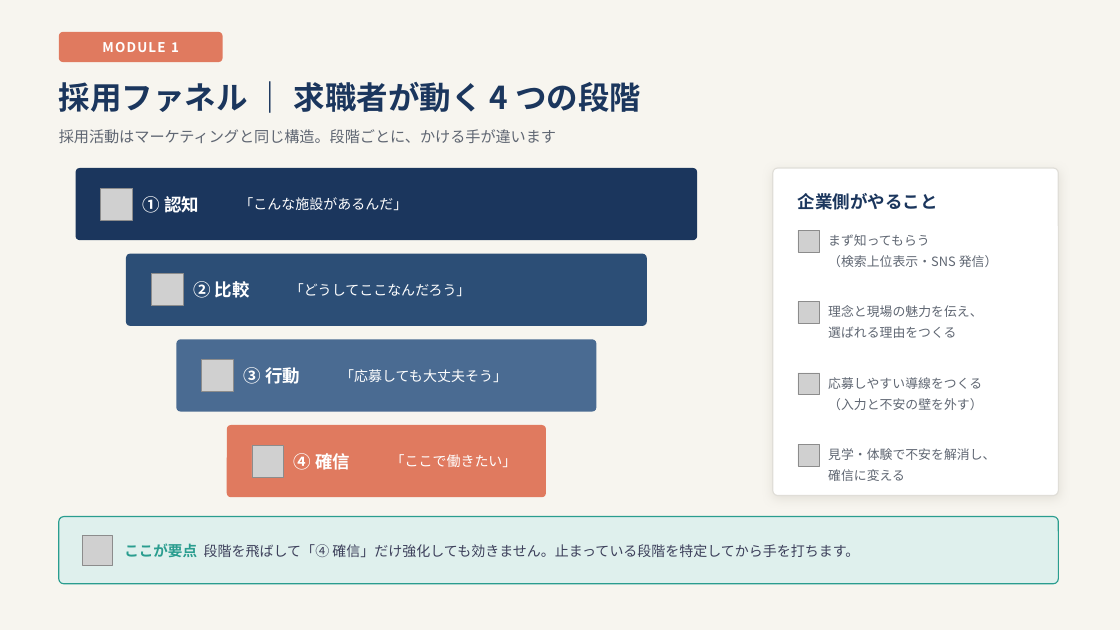
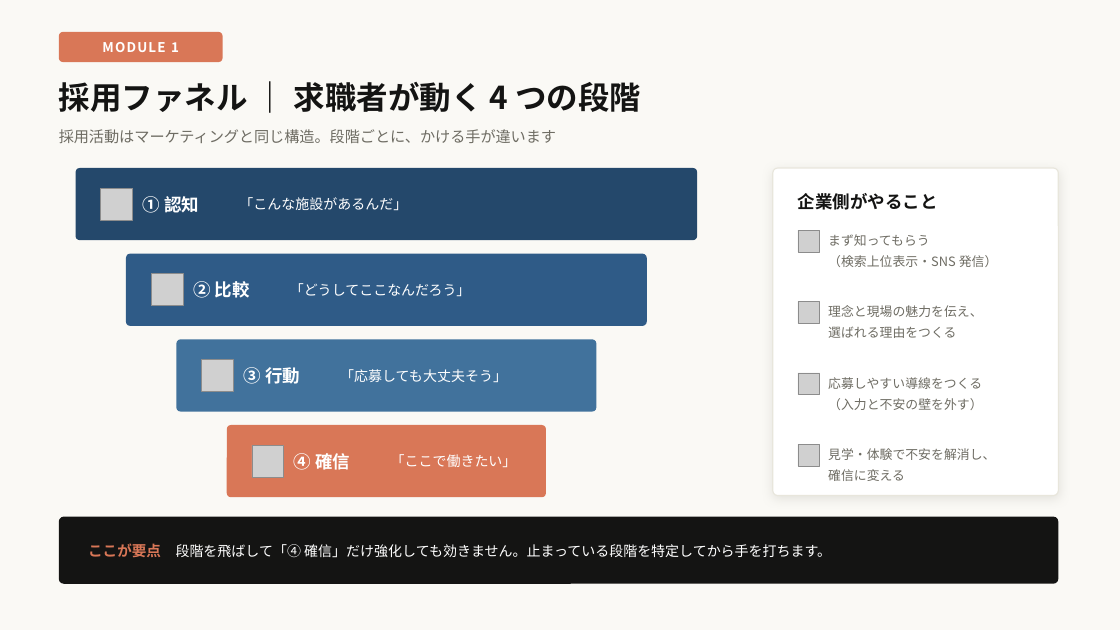
Before and after one commit to gala19690717-bit/-ai-news-mailer, a slide deck: slide 6 of docs/recruitment-webinar/AI採用アドバンス講座_0円採用の設計図.pptx. Drawn at 1120x630 pixels with LibreOffice and Linux fonts; fonts in the diff are those of the drawing; grey boxes stand for pictures. Boxes give left, top, right and bottom in pixels: in the first picture for what was removed or moved away, otherwise in the second. Text is boxed around its words. In the diff, an @@ line names an element or a change of style, - is before the commit and + after.

```diff
--- a/docs/recruitment-webinar/AI採用アドバンス講座_0円採用の設計図.pptx
+++ b/docs/recruitment-webinar/AI採用アドバンス講座_0円採用の設計図.pptx
@@ background #F7F5EF to #FAF9F5 @@
@@ text "採用ファネル ｜ 求職者が動く 4 つの段階" at (59, 82, 641, 112): text colour #1B365D to #141413 @@
@@ rounded rectangle at (76, 168, 697, 240): fill #1B365D to #24486B @@
@@ rounded rectangle at (773, 168, 1059, 496): outline #E0DED8 1 pt to #E8E6DC 1 pt; shadow changed @@
@@ text "企業側がやること" at (798, 193, 938, 210): text colour #1B365D to #141413 @@
@@ rounded rectangle at (126, 254, 647, 326): fill #2C4E76 to #2F5B87 @@
@@ text colour #5F6672 to #6E6C63 in 5 elements at (59, 129, 556, 143), (828, 234, 998, 267), (828, 305, 982, 338), (828, 377, 983, 410), (828, 448, 995, 481) @@
@@ rounded rectangle at (59, 517, 1059, 584): fill #DFF0ED to #141413; outline #2A9D8F 1 pt to none @@
@@ picture removed at (82, 535, 113, 565) @@
@@ text "ここが要点 段階を飛ばして「④ 確信」だけ強化しても効きません。止まっている段階を特定してから手を打ちます。": place and size @@
-text "ここが要点 段階を飛ばして「④ 確信」だけ強化しても効きません。止まっている段階を特定してから手を打ちます。" at (124, 543, 859, 558)
+text "ここが要点 段階を飛ばして「④ 確信」だけ強化しても効きません。止まっている段階を特定してから手を打ちます。" at (88, 543, 831, 558)
@@ text "ここが要点 段階を飛ばして「④ 確信」だけ強化しても効きません。止まっている段階を特定してから手を打ちます。" at (88, 543, 831, 558): text colour #2A9D8F to #D97757 in "ここが要点"; text colour #3D405B to #FFFFFF @@
```
Also in this commit, not shown: 17 other slides changed, 1 slide added, 2 other files.
